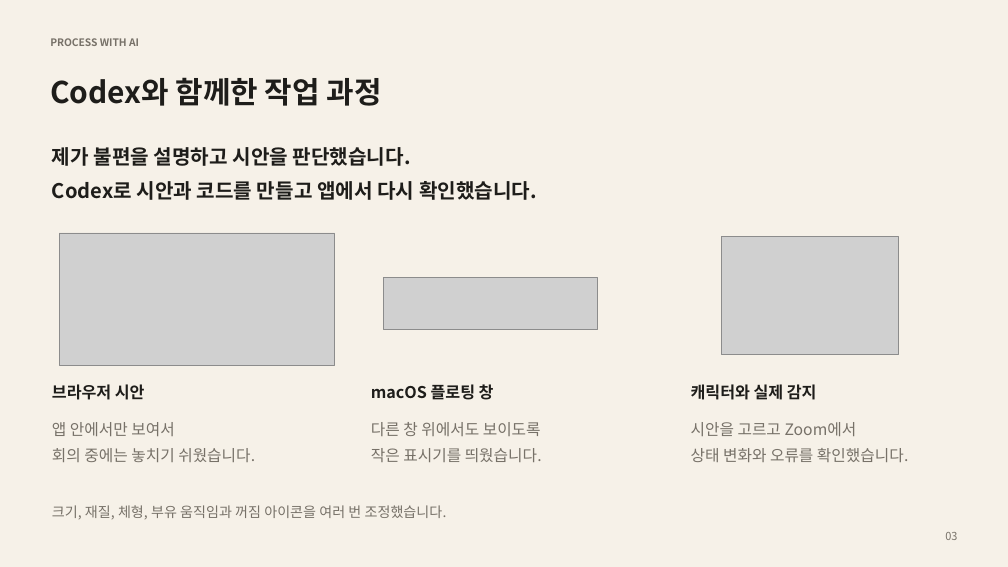
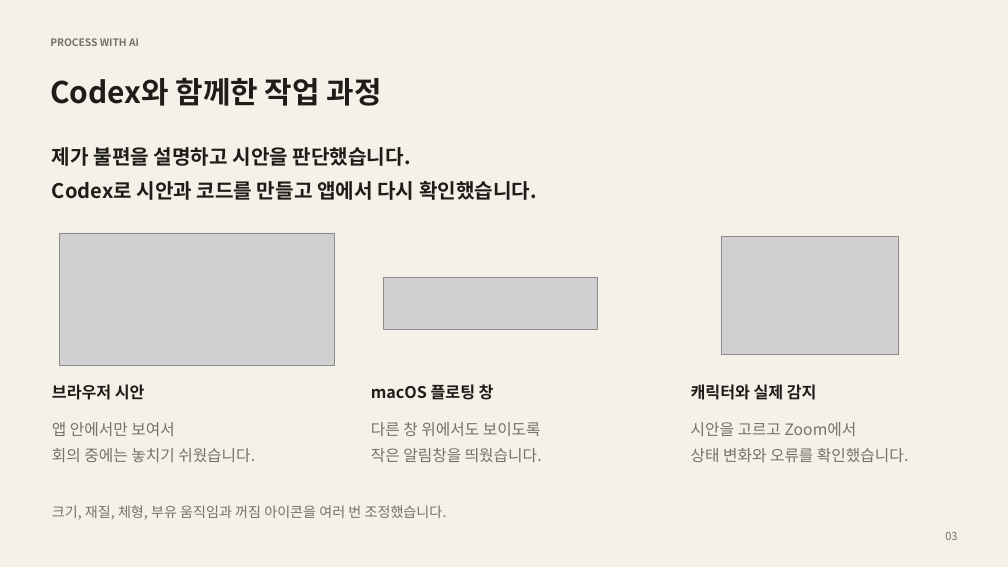
Before and after one commit to arajung-hub/on-air-companion, a slide deck: slide 4 of presentation/On-Air-Companion.pptx. Drawn at 1008x567 pixels with LibreOffice and Linux fonts; fonts in the diff are those of the drawing; grey boxes stand for pictures. Boxes give left, top, right and bottom in pixels: in the first picture for what was removed or moved away, otherwise in the second. Text is boxed around its words. In the diff, an @@ line names an element or a change of style, - is before the commit and + after.

Commit message:
Refine notification wording and simplify the presentation cover

```diff
--- a/presentation/On-Air-Companion.pptx
+++ b/presentation/On-Air-Companion.pptx
@@ text at (371, 448, 542, 462): text changed @@
-작은 표시기를 띄웠습니다.
+작은 알림창을 띄웠습니다.
```
Also in this commit, not shown: 4 other slides changed, 2 other files.
